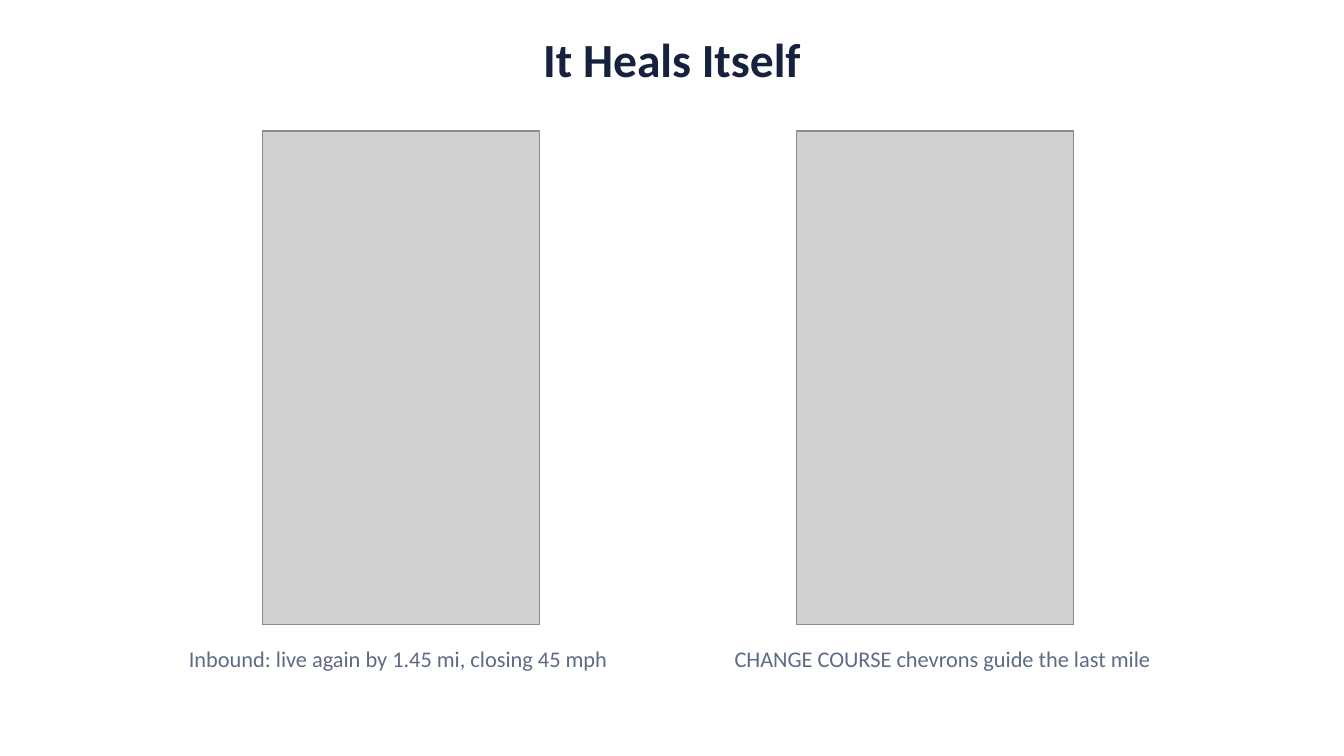
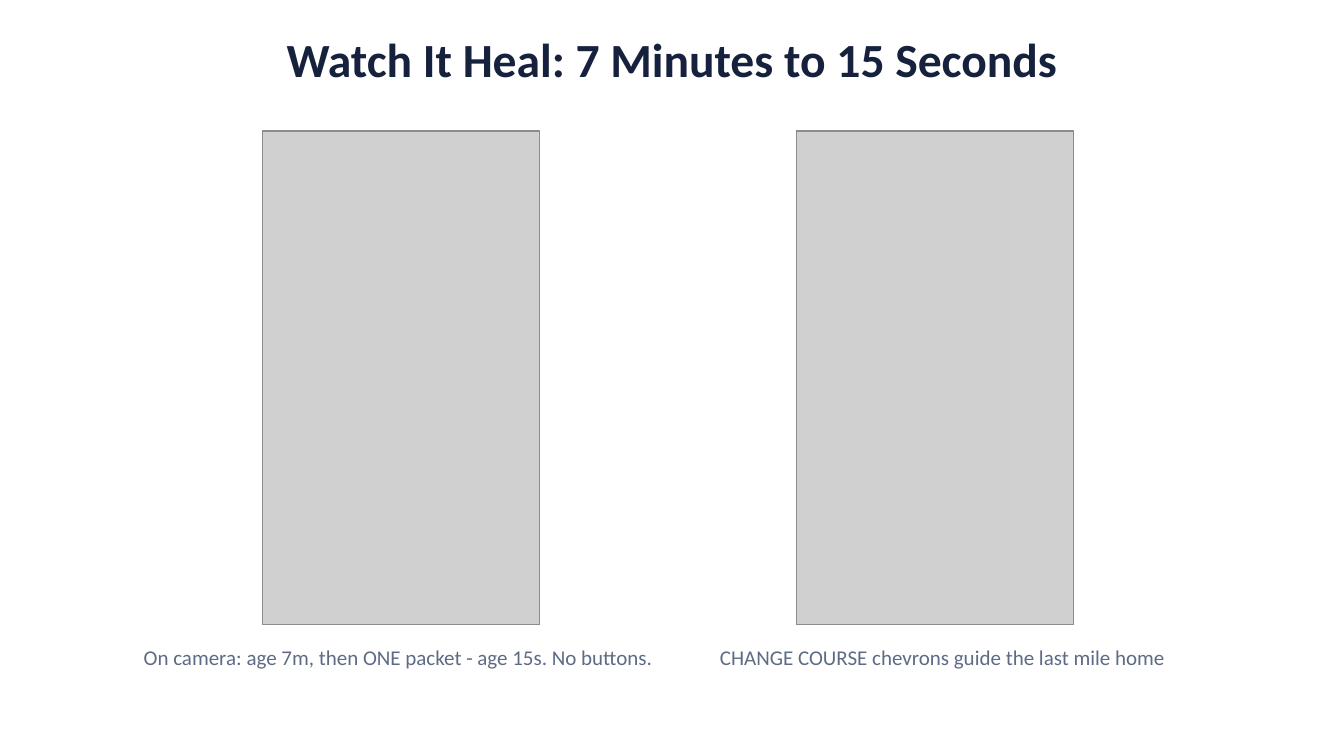
Before and after one commit to deosgracius/offgrid-vehicle-tracker, a slide deck: slide 7 of docs/presentations/Canyon_Demo_Presentation.pptx (slide 6 before the commit). Drawn at 1344x756 pixels with LibreOffice and Linux fonts; fonts in the diff are those of the drawing; grey boxes stand for pictures. Boxes give left, top, right and bottom in pixels: in the first picture for what was removed or moved away, otherwise in the second. Text is boxed around its words. In the diff, an @@ line names an element or a change of style, - is before the commit and + after.

```diff
--- a/docs/presentations/Canyon_Demo_Presentation.pptx
+++ b/docs/presentations/Canyon_Demo_Presentation.pptx
@@ text at (287,43,1057,78): text changed @@
-It Heals Itself
+Watch It Heal: 7 Minutes to 15 Seconds
@@ text at (144,650,652,669): text changed; size 16 to 15 pt @@
-Inbound: live again by 1.45 mi, closing 45 mph
+On camera: age 7m, then ONE packet - age 15s. No buttons.
@@ text at (720,650,1164,669): text changed; size 16 to 15 pt @@
-CHANGE COURSE chevrons guide the last mile
+CHANGE COURSE chevrons guide the last mile home
```
Also in this commit, not shown: 4 other slides changed, 3 slides added, 1 slide removed.
